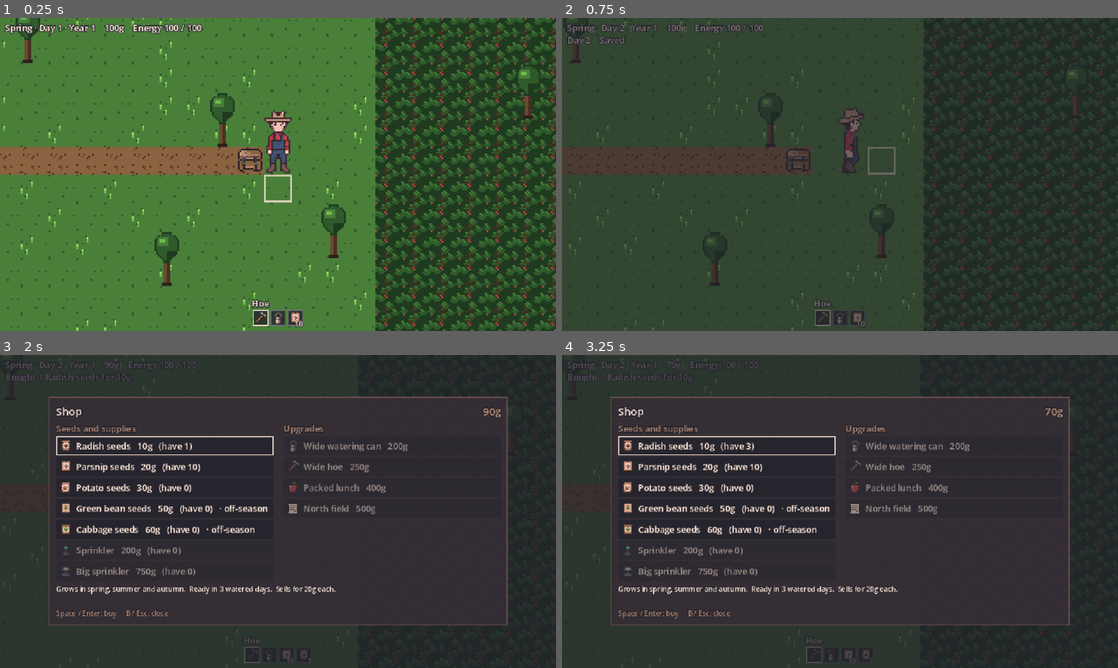
Above: before the commit, frames 1-4 (two rows, left to right).
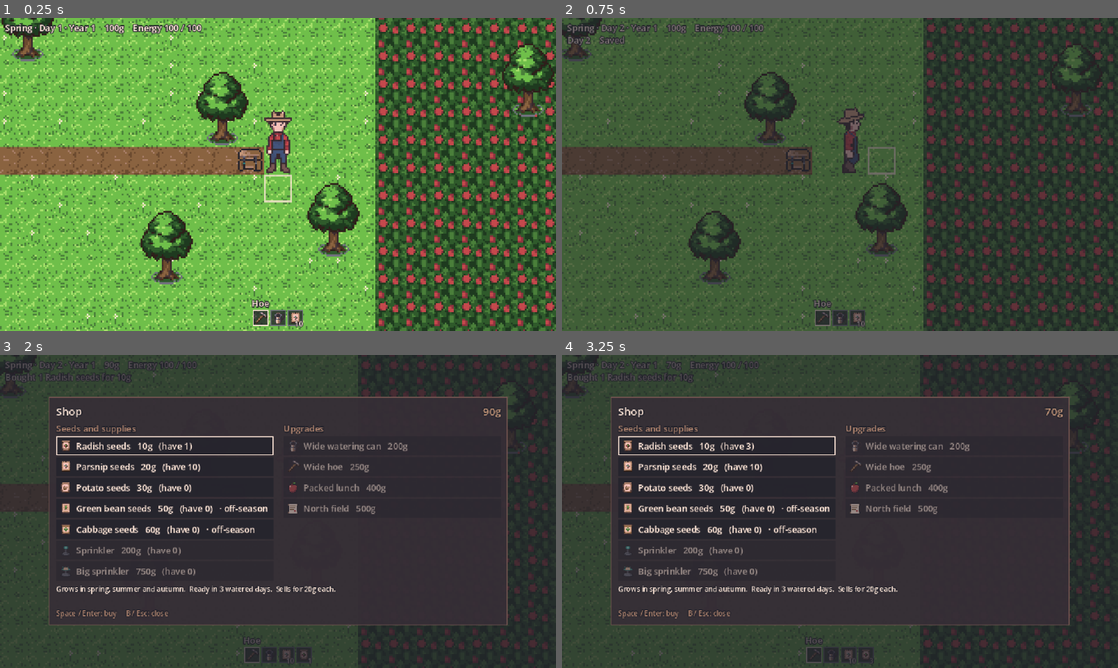
Above: after the commit, the same moments.

Repository: davebulwer-web/pixelharvest
Game: Godot game, scene res://scenes/boot.tscn
Two runs of this game, one before a commit and one after it. Both use one fixed random seed, a clock stepped at 60 frames per second and the inputs below.
Inputs (mouse positions are in pixels of both pictures, inside the frame that each line leads up to):
- Up to frame 1 (0.25 s): no input
- Up to frame 2 (0.75 s): tap Enter (sleep) at 0.5 s; move the mouse to (962, 158) at 0.52 s; hold D (move_right) from 0.53 s (still down); hold E (interact) from 0.53 s (still down)
- Up to frame 3 (2 s): tap B (open_shop) at 0.77 s; release D (move_right) at 1.25 s; release E (interact) at 1.25 s; click "Radish seeds 10g (have 0)" at 1.25 s
- Up to frame 4 (3.25 s): click "Radish seeds 10g (have 1)" at 2 s; click "Radish seeds 10g (have 2)" at 2.75 s

The runs differ from the first frame. In frame 1, 78% of the frame differs, in the area x 0-100%, y 0-100%; in frame 2, 57%; in frame 3, 1.9%; in frame 4, 1.9%.

Commit message:
Stage 6 session 2: real seasonal ground tiles and trees from Pixellab
Base ground tiles from Pixellab's terrain tool mapped onto the palette;
summer, autumn and winter made per tile by image-to-image from the base;
32x48 tree with autumn and winter versions. Palette 33 -> 41 colours.
Atlas layout unchanged. See DECISIONS 026.

Co-Authored-By: Claude Opus 5.5 <noreply@anthropic.com>
Claude-Session: https://claude.ai/code/session_01P94MrEepbZiLbYCbJ7zEgc

Diff:
--- a/assets/tilesets/ground_tileset.tres
+++ b/assets/tilesets/ground_tileset.tres
@@ -1,6 +1,6 @@
 [gd_resource type="TileSet" load_steps=3 format=3]
 
-[ext_resource type="Texture2D" path="res://assets/tilesets/ground_placeholder.png" id="1_ground"]
+[ext_resource type="Texture2D" path="res://assets/tilesets/ground_spring.png" id="1_ground"]
 
 [sub_resource type="TileSetAtlasSource" id="TileSetAtlasSource_ground"]
 texture = ExtResource("1_ground")
--- a/assets/tilesets/ground_tileset_autumn.tres
+++ b/assets/tilesets/ground_tileset_autumn.tres
@@ -1,6 +1,6 @@
 [gd_resource type="TileSet" load_steps=3 format=3]
 
-[ext_resource type="Texture2D" path="res://assets/tilesets/ground_autumn_placeholder.png" id="1_ground"]
+[ext_resource type="Texture2D" path="res://assets/tilesets/ground_autumn.png" id="1_ground"]
 
 [sub_resource type="TileSetAtlasSource" id="TileSetAtlasSource_ground"]
 texture = ExtResource("1_ground")
--- a/assets/tilesets/ground_tileset_summer.tres
+++ b/assets/tilesets/ground_tileset_summer.tres
@@ -1,6 +1,6 @@
 [gd_resource type="TileSet" load_steps=3 format=3]
 
-[ext_resource type="Texture2D" path="res://assets/tilesets/ground_summer_placeholder.png" id="1_ground"]
+[ext_resource type="Texture2D" path="res://assets/tilesets/ground_summer.png" id="1_ground"]
 
 [sub_resource type="TileSetAtlasSource" id="TileSetAtlasSource_ground"]
 texture = ExtResource("1_ground")
--- a/assets/tilesets/ground_tileset_winter.tres
+++ b/assets/tilesets/ground_tileset_winter.tres
@@ -1,6 +1,6 @@
 [gd_resource type="TileSet" load_steps=3 format=3]
 
-[ext_resource type="Texture2D" path="res://assets/tilesets/ground_winter_placeholder.png" id="1_ground"]
+[ext_resource type="Texture2D" path="res://assets/tilesets/ground_winter.png" id="1_ground"]
 
 [sub_resource type="TileSetAtlasSource" id="TileSetAtlasSource_ground"]
 texture = ExtResource("1_ground")
--- a/data/seasons/autumn.tres
+++ b/data/seasons/autumn.tres
@@ -2,7 +2,7 @@
 
 [ext_resource type="Script" path="res://scripts/resources/season_theme.gd" id="1_theme"]
 [ext_resource type="TileSet" path="res://assets/tilesets/ground_tileset_autumn.tres" id="2_tiles"]
-[ext_resource type="Texture2D" path="res://assets/sprites/tree_autumn_placeholder.png" id="3_tree"]
+[ext_resource type="Texture2D" path="res://assets/sprites/tree_autumn.png" id="3_tree"]
 
 [resource]
 script = ExtResource("1_theme")
--- a/data/seasons/winter.tres
+++ b/data/seasons/winter.tres
@@ -2,7 +2,7 @@
 
 [ext_resource type="Script" path="res://scripts/resources/season_theme.gd" id="1_theme"]
 [ext_resource type="TileSet" path="res://assets/tilesets/ground_tileset_winter.tres" id="2_tiles"]
-[ext_resource type="Texture2D" path="res://assets/sprites/tree_winter_placeholder.png" id="3_tree"]
+[ext_resource type="Texture2D" path="res://assets/sprites/tree_winter.png" id="3_tree"]
 [ext_resource type="PackedScene" path="res://scenes/snowfall.tscn" id="4_snow"]
 
 [resource]
--- a/scenes/tree.tscn
+++ b/scenes/tree.tscn
@@ -1,6 +1,6 @@
 [gd_scene load_steps=3 format=3]
 
-[ext_resource type="Texture2D" path="res://assets/sprites/tree_placeholder.png" id="1_tree"]
+[ext_resource type="Texture2D" path="res://assets/sprites/tree.png" id="1_tree"]
 
 [sub_resource type="RectangleShape2D" id="RectangleShape2D_trunk"]
 size = Vector2(10, 6)
@@ -9,7 +9,7 @@
 
 [node name="Sprite" type="Sprite2D" parent="."]
 texture = ExtResource("1_tree")
-offset = Vector2(0, -16)
+offset = Vector2(0, -22)
 
 [node name="Collision" type="CollisionShape2D" parent="."]
 position = Vector2(0, -3)
--- a/scripts/main.gd
+++ b/scripts/main.gd
@@ -25,7 +25,7 @@
 const TILE_PX := 16
 const SOURCE_ID := 0
 
-# Atlas coordinates into assets/tilesets/ground_placeholder.png
+# Atlas coordinates into the season's ground tileset (assets/tilesets/ground_<season>.png)
 const TILE_GRASS := Vector2i(0, 0)
 const TILE_GRASS_ALT := Vector2i(1, 0)
 const TILE_PATH := Vector2i(2, 0)
Binary file changed: art/palette.png
Binary file added: assets/sprites/tree.png
Not shown, changed: assets/sprites/tree.png.import
Binary file added: assets/sprites/tree_autumn.png
Not shown, changed: assets/sprites/tree_autumn.png.import
Binary file removed: assets/sprites/tree_autumn_placeholder.png
Binary file removed: assets/sprites/tree_placeholder.png
Binary file added: assets/sprites/tree_winter.png
Not shown, changed: assets/sprites/tree_winter.png.import
Binary file removed: assets/sprites/tree_winter_placeholder.png
Binary file added: assets/tilesets/ground_autumn.png
Not shown, changed: assets/tilesets/ground_autumn.png.import
(and 13 more such lines)
